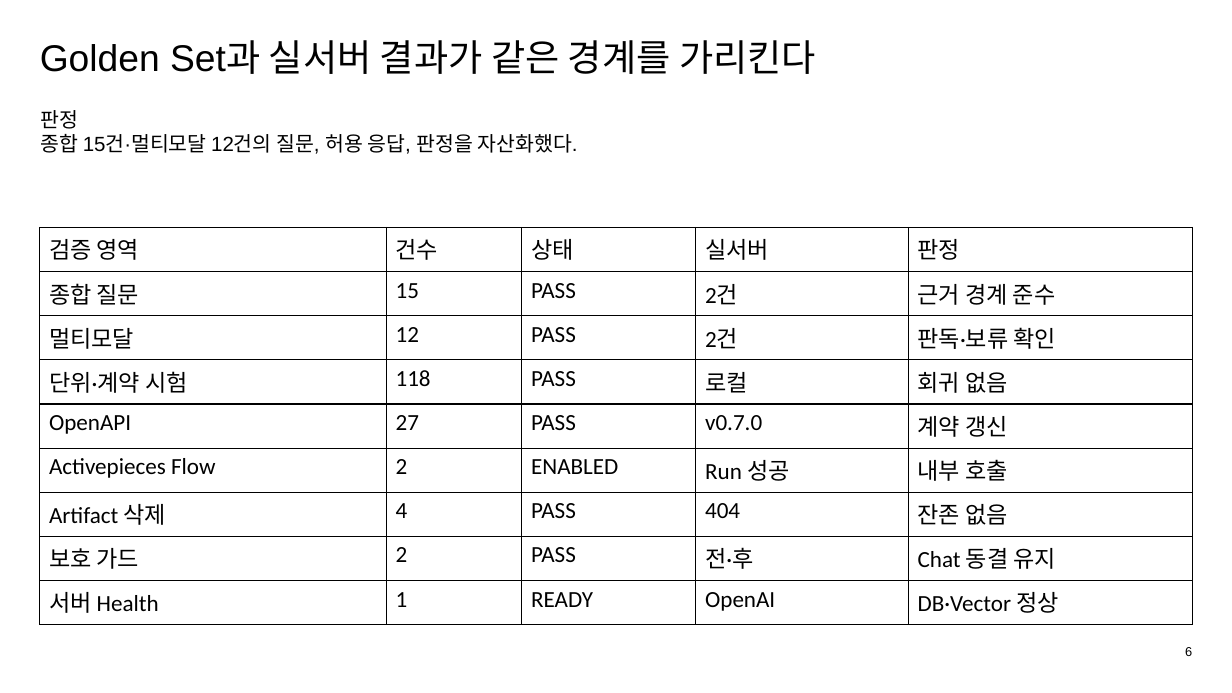
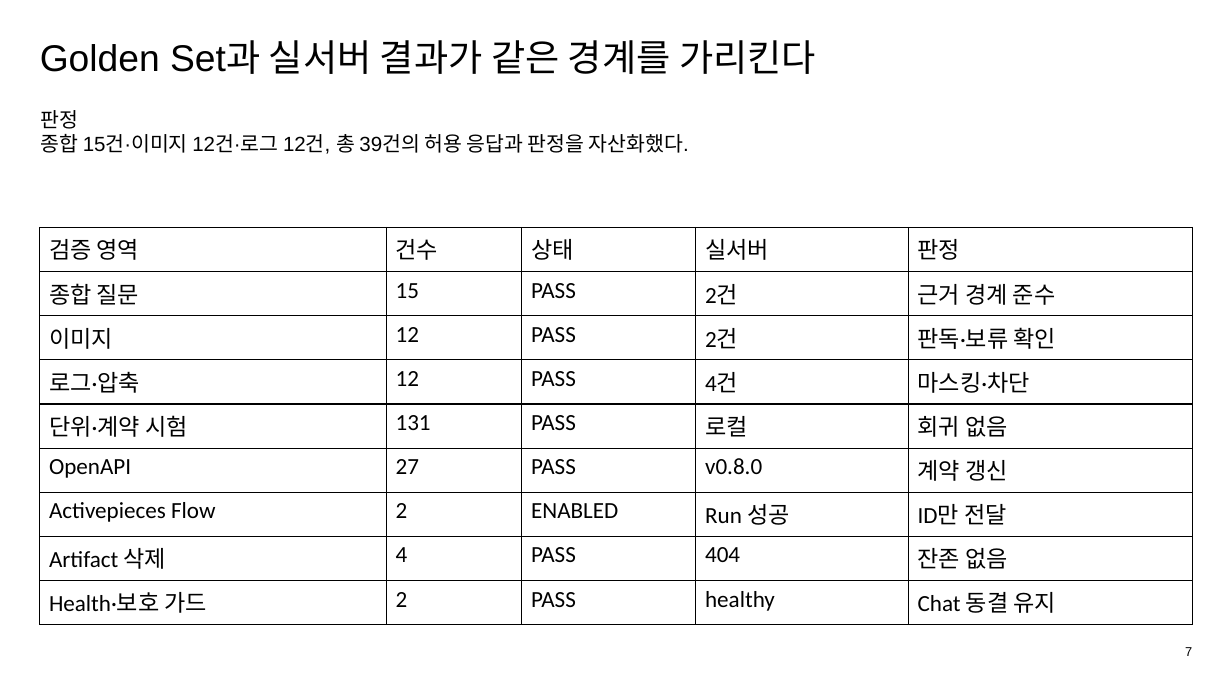
Before and after one commit to ablecloud-team/ablestack-techflow, a slide deck: slide 7 of output/presentation/techflow-assist-multimodal.pptx (slide 6 before the commit). Drawn at 1232x693 pixels with LibreOffice and Linux fonts; fonts in the diff are those of the drawing. Boxes give left, top, right and bottom in pixels: in the first picture for what was removed or moved away, otherwise in the second. Text is boxed around its words. In the diff, an @@ line names an element or a change of style, - is before the commit and + after.

Commit message:
feat: 로그·압축 로그 Assist 증거 처리 보완

```diff
--- a/output/presentation/techflow-assist-multimodal.pptx
+++ b/output/presentation/techflow-assist-multimodal.pptx
@@ text at (x1=41, y1=134, x2=689, y2=154): text changed @@
-종합 15건·멀티모달 12건의 질문, 허용 응답, 판정을 자산화했다.
+종합 15건·이미지 12건·로그 12건, 총 39건의 허용 응답과 판정을 자산화했다.
@@ table at (x1=40, y1=227, x2=1192, y2=625) @@
-row 3: 멀티모달 | 12 | PASS | 2건 | 판독·보류 확인
-row 4: 단위·계약 시험 | 118 | PASS | 로컬 | 회귀 없음
-row 5: OpenAPI | 27 | PASS | v0.7.0 | 계약 갱신
-row 6: Activepieces Flow | 2 | ENABLED | Run 성공 | 내부 호출
+row 3: 이미지 | 12 | PASS | 2건 | 판독·보류 확인
+row 4: 로그·압축 | 12 | PASS | 4건 | 마스킹·차단
+row 5: 단위·계약 시험 | 131 | PASS | 로컬 | 회귀 없음
+row 6: OpenAPI | 27 | PASS | v0.8.0 | 계약 갱신
+row 7: Activepieces Flow | 2 | ENABLED | Run 성공 | ID만 전달
-row 8: 보호 가드 | 2 | PASS | 전·후 | Chat 동결 유지
-row 9: 서버 Health | 1 | READY | OpenAI | DB·Vector 정상
+row 9: Health·보호 가드 | 2 | PASS | healthy | Chat 동결 유지
@@ text at (x1=1185, y1=647, x2=1192, y2=656): text changed @@
-6
+7
```
Also in this commit, not shown: 6 other slides changed, 1 slide added, 26 other files.
